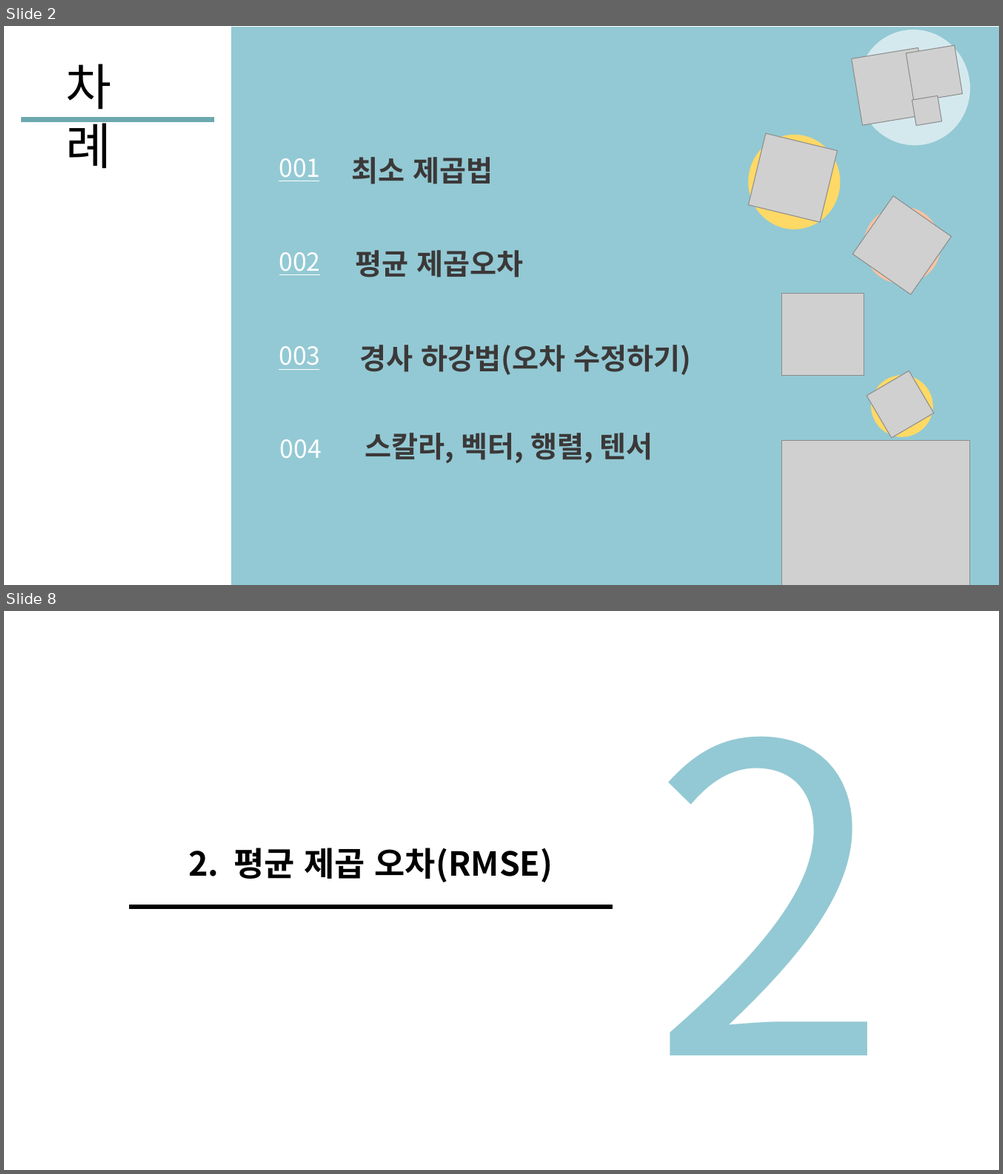
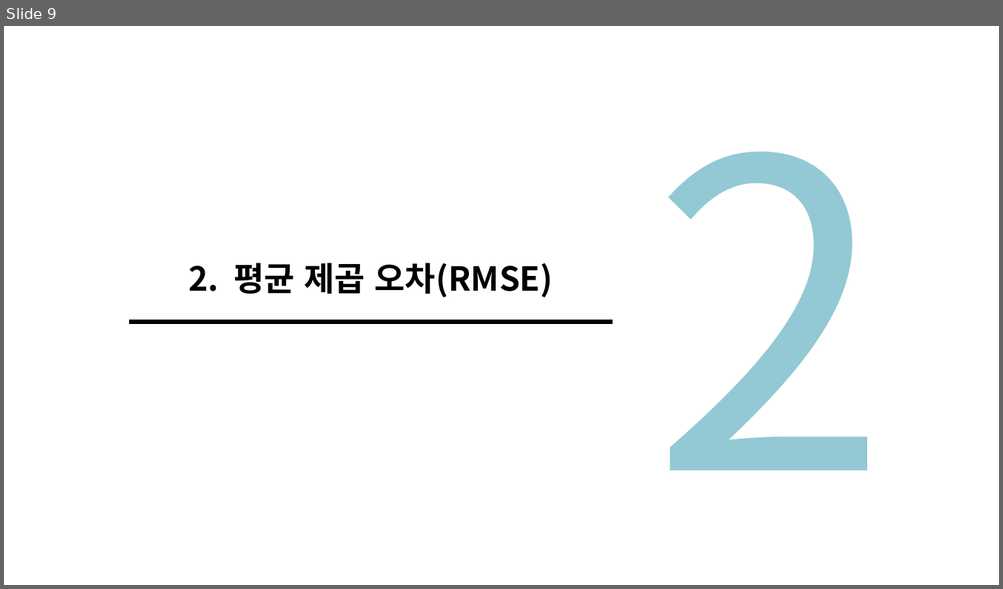
Before and after one commit to nqwrt/ai_doucument, a slide deck: AI-너를 사랑한-XG부스트.pptx. Shown one above the other, each under a label of ours: slides 2 and 8 before the commit, slide 9 after it; the slides between them are not shown. The pictures are 1003x1174 and 1003x589 pixels, drawn with LibreOffice and Linux fonts; fonts in the diff are those of the drawing; grey boxes stand for pictures. Boxes give left, top, right and bottom in pixels: in the first picture for what was removed or moved away, otherwise in the second. Text is boxed around its words. In the diff, an @@ line names an element or a change of style, - is before the commit and + after.

```diff
--- a/AI-너를 사랑한-XG부스트.pptx
+++ b/AI-너를 사랑한-XG부스트.pptx
@@ slide 2 removed at bbox=[4, 26, 999, 585], background #FFFFFF @@
@@ rectangle removed at bbox=[231, 27, 999, 585] @@
@@ text removed at bbox=[65, 64, 111, 169] @@
-차 례
@@ group removed at bbox=[847, 26, 980, 156]: 3 pictures, 1 ellipse @@
@@ line removed from (21, 120) to (213, 120) @@
@@ ellipse removed at bbox=[748, 135, 839, 230] @@
@@ picture removed at bbox=[748, 133, 837, 222] @@
@@ text removed at bbox=[279, 158, 320, 181] @@
-001
@@ text removed at bbox=[351, 157, 492, 184] @@
-최소 제곱법
@@ line removed from (279, 181) to (319, 181) @@
@@ picture removed at bbox=[853, 196, 951, 295] @@
@@ ellipse removed at bbox=[864, 207, 940, 284] @@
@@ text removed at bbox=[279, 252, 320, 275] @@
-002
@@ text removed at bbox=[355, 250, 523, 278] @@
-평균 제곱오차
@@ line removed from (279, 275) to (320, 275) @@
@@ picture removed at bbox=[782, 294, 864, 376] @@
@@ text removed at bbox=[279, 346, 320, 370] @@
-003
@@ text removed at bbox=[360, 345, 691, 375] @@
-경사 하강법(오차 수정하기)
@@ line removed from (279, 369) to (319, 369) @@
@@ ellipse removed at bbox=[862, 366, 942, 446] @@
@@ picture removed at bbox=[866, 372, 933, 439] @@
@@ text removed at bbox=[280, 440, 321, 459] @@
-004
@@ text removed at bbox=[365, 433, 653, 463] @@
-스칼라, 벡터, 행렬, 텐서
@@ picture removed at bbox=[782, 441, 970, 585] @@
@@ what was slide 8 is now slide 9 @@
```
Also in this commit, not shown: 2 slides changed, 6 slides added, 4 other slides removed.
